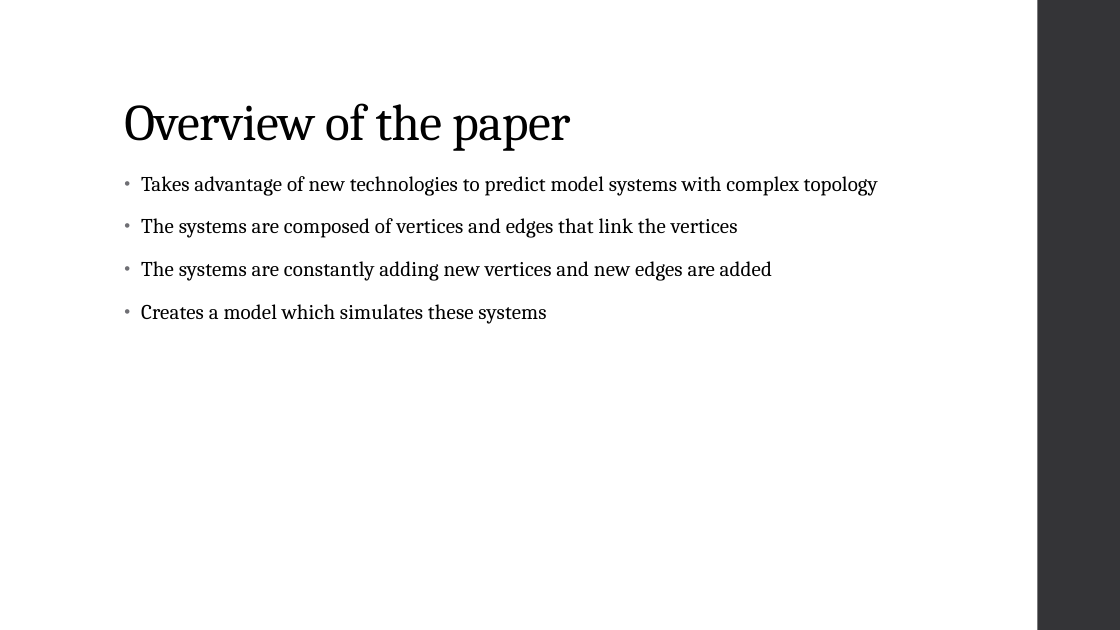
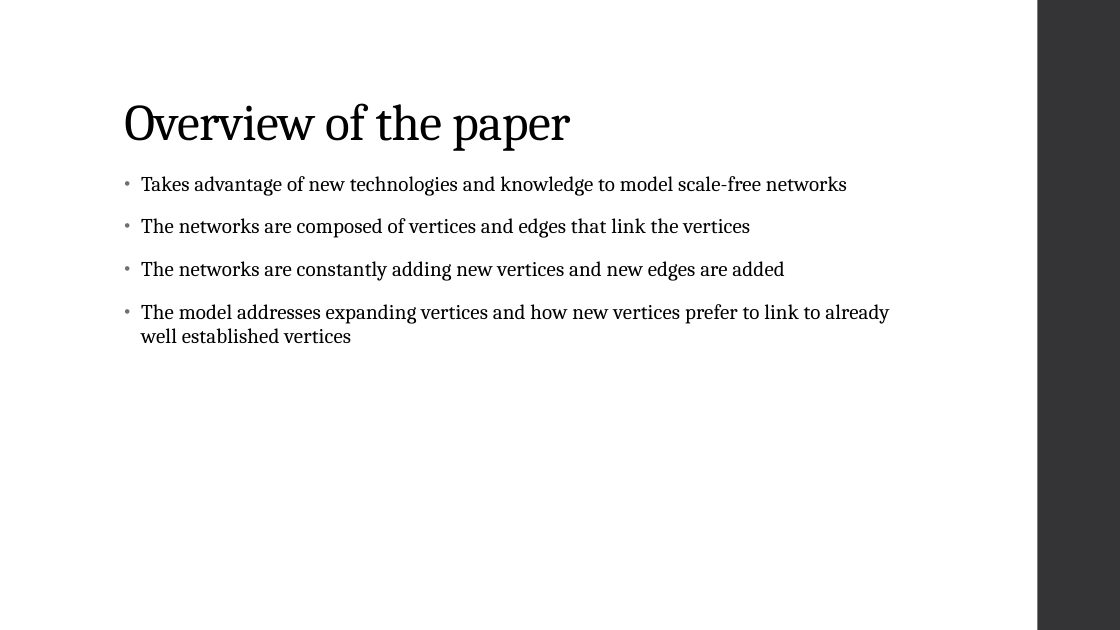
Before and after one commit to JefreyHildebrandt/UCF-Schoolwork, a slide deck: slide 2 of CAP6675 - Complex Adaptive Systems/EmergenceOfScalingPresentation/PresentationDraft2.pptx. Drawn at 1120x630 pixels with LibreOffice and Linux fonts; fonts in the diff are those of the drawing. Boxes give left, top, right and bottom in pixels: in the first picture for what was removed or moved away, otherwise in the second. Text is boxed around its words. In the diff, an @@ line names an element or a change of style, - is before the commit and + after.

```diff
--- a/CAP6675 - Complex Adaptive Systems/EmergenceOfScalingPresentation/PresentationDraft2.pptx
+++ b/CAP6675 - Complex Adaptive Systems/EmergenceOfScalingPresentation/PresentationDraft2.pptx
@@ text at box(141, 176, 889, 344): text changed @@
-• Takes advantage of new technologies to predict model systems with complex topology
-• The systems are composed of vertices and edges that link the vertices
-• The systems are constantly adding new vertices and new edges are added
-• Creates a model which simulates these systems
+• Takes advantage of new technologies and knowledge to model scale-free networks
+• The networks are composed of vertices and edges that link the vertices
+• The networks are constantly adding new vertices and new edges are added
+• The model addresses expanding vertices and how new vertices prefer to link to already well established vertices
```
Also in this commit, not shown: 11 other slides changed, 3 slides added, 5 slides removed, 1 other file.
